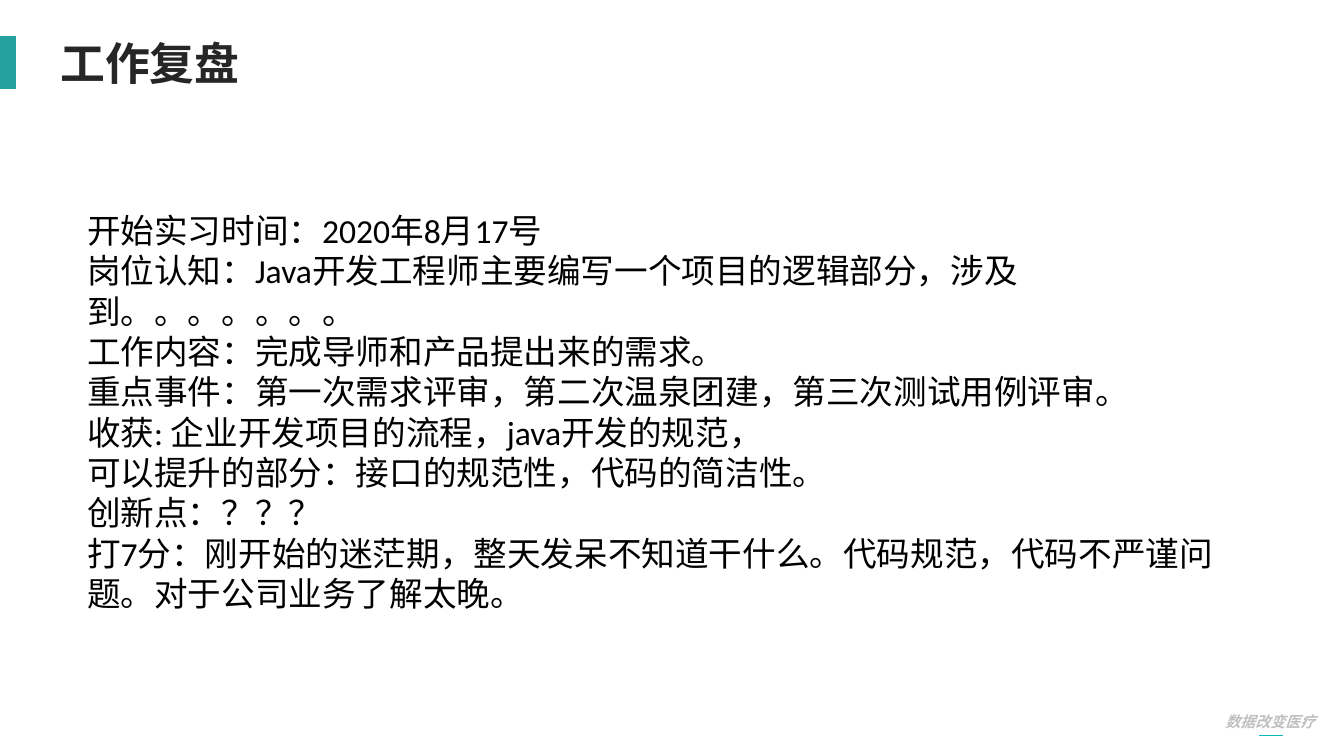
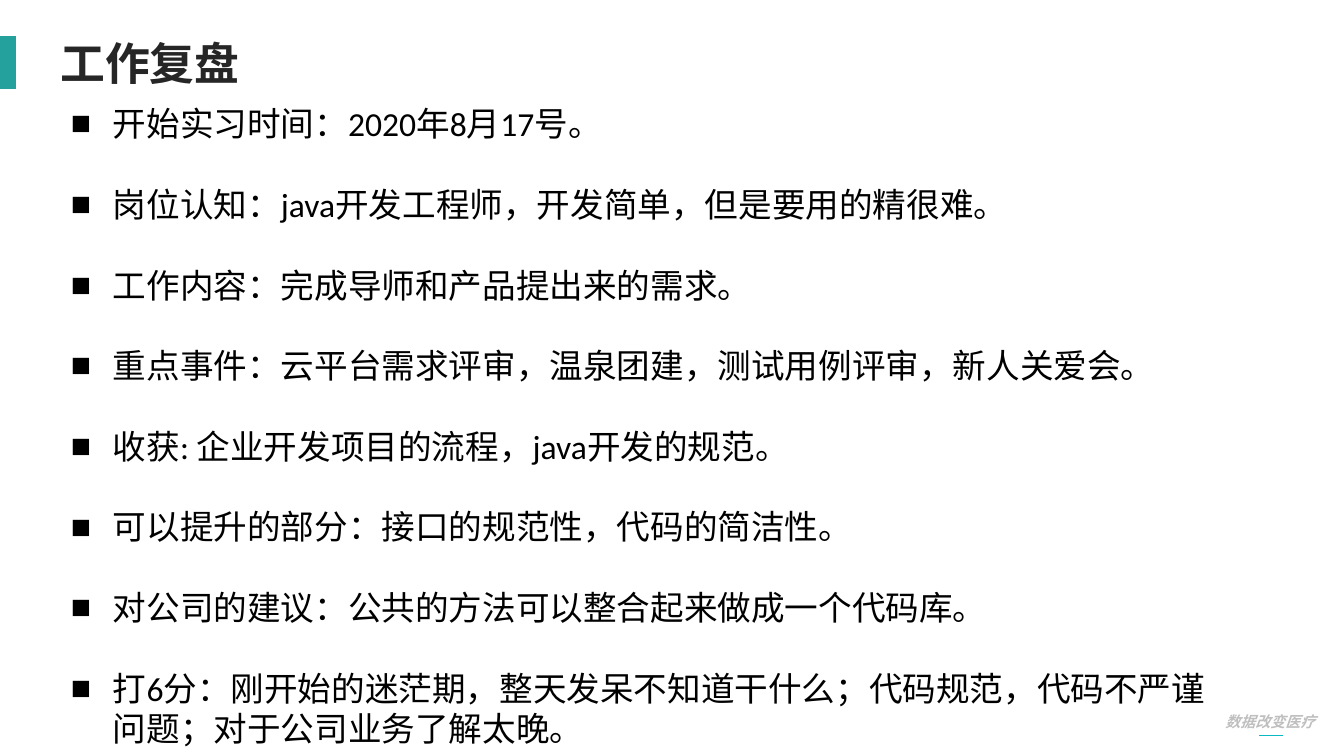
Before and after one commit to Aubwls/dabian, a slide deck: slide 6 of 实习答辩PPT模板-2020.pptx. Drawn at 1344x756 pixels with LibreOffice and Linux fonts; fonts in the diff are those of the drawing. Boxes give left, top, right and bottom in pixels: in the first picture for what was removed or moved away, otherwise in the second. Text is boxed around its words. In the diff, an @@ line names an element or a change of style, - is before the commit and + after.

Commit message:
提交要修改的代码

```diff
--- a/实习答辩PPT模板-2020.pptx
+++ b/实习答辩PPT模板-2020.pptx
@@ text "开始实习时间：2020年8月17号。": place and size @@
-text "开始实习时间：2020年8月17号。" at (87, 214, 1213, 609)
+text "开始实习时间：2020年8月17号。" at (113, 107, 1205, 746)
@@ text at (113, 107, 1007, 223): text changed @@
-开始实习时间：2020年8月17号
-岗位认知：Java开发工程师主要编写一个项目的逻辑部分，涉及到。。。。。。。
+■ 开始实习时间：2020年8月17号。
+■ 岗位认知：java开发工程师，开发简单，但是要用的精很难。
@@ text at (113, 269, 852, 543): bullet none to ■ @@
@@ text at (113, 349, 1155, 465): text changed @@
-重点事件：第一次需求评审，第二次温泉团建，第三次测试用例评审。
-收获: 企业开发项目的流程，java开发的规范，
+■ 重点事件：云平台需求评审，温泉团建，测试用例评审，新人关爱会。
+■ 收获: 企业开发项目的流程，java开发的规范。
@@ text at (113, 591, 1205, 746): text changed @@
-创新点：？？？
-打7分：刚开始的迷茫期，整天发呆不知道干什么。代码规范，代码不严谨问题。对于公司业务了解太晚。
+■ 对公司的建议：公共的方法可以整合起来做成一个代码库。
+■ 打6分：刚开始的迷茫期，整天发呆不知道干什么；代码规范，代码不严谨问题；对于公司业务了解太晚。
```
Also in this commit, not shown: 7 other slides changed, 2 slides added.
